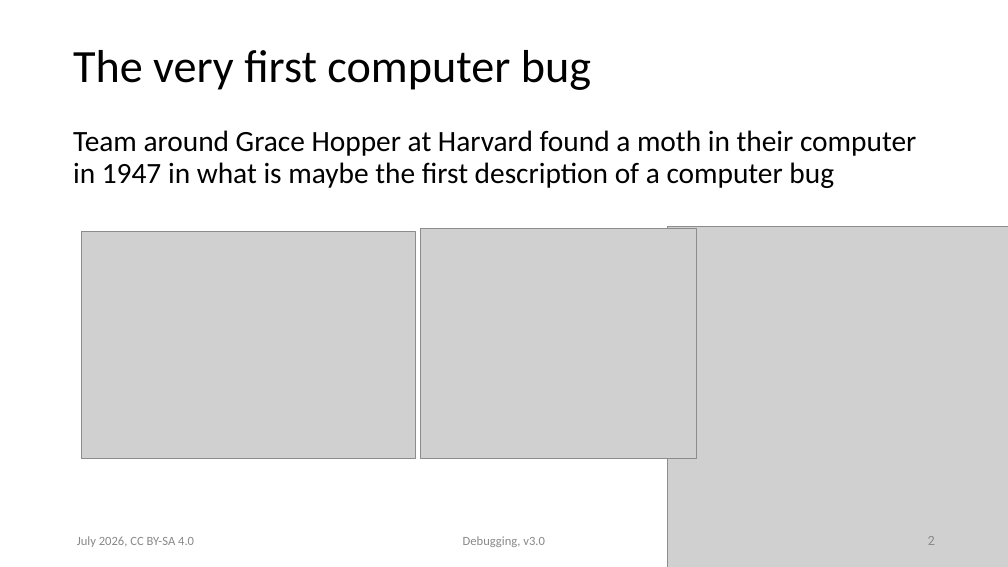
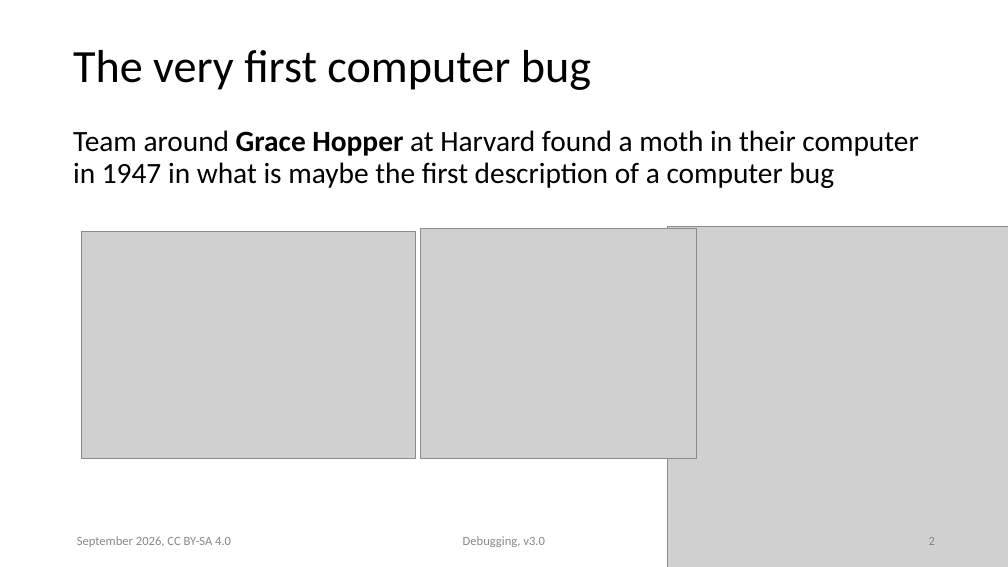
Before and after one commit to ASPP/testing_debugging_profiling, a slide deck: slide 2 of debugging.pptx. Drawn at 1008x567 pixels with LibreOffice and Linux fonts; fonts in the diff are those of the drawing; grey boxes stand for pictures. Boxes give left, top, right and bottom in pixels: in the first picture for what was removed or moved away, otherwise in the second. Text is boxed around its words. In the diff, an @@ line names an element or a change of style, - is before the commit and + after.

```diff
--- a/debugging.pptx
+++ b/debugging.pptx
@@ text "Team around Grace Hopper at ..." at bbox=[73, 130, 918, 188]: bold on in "Grace Hopper"; less space between paragraphs @@
@@ text at bbox=[77, 536, 231, 547]: text changed @@
-July 2026, CC BY-SA 4.0
+September 2026, CC BY-SA 4.0
```
Also in this commit, not shown: 19 other slides changed, 2 slides added, 1 other file.
